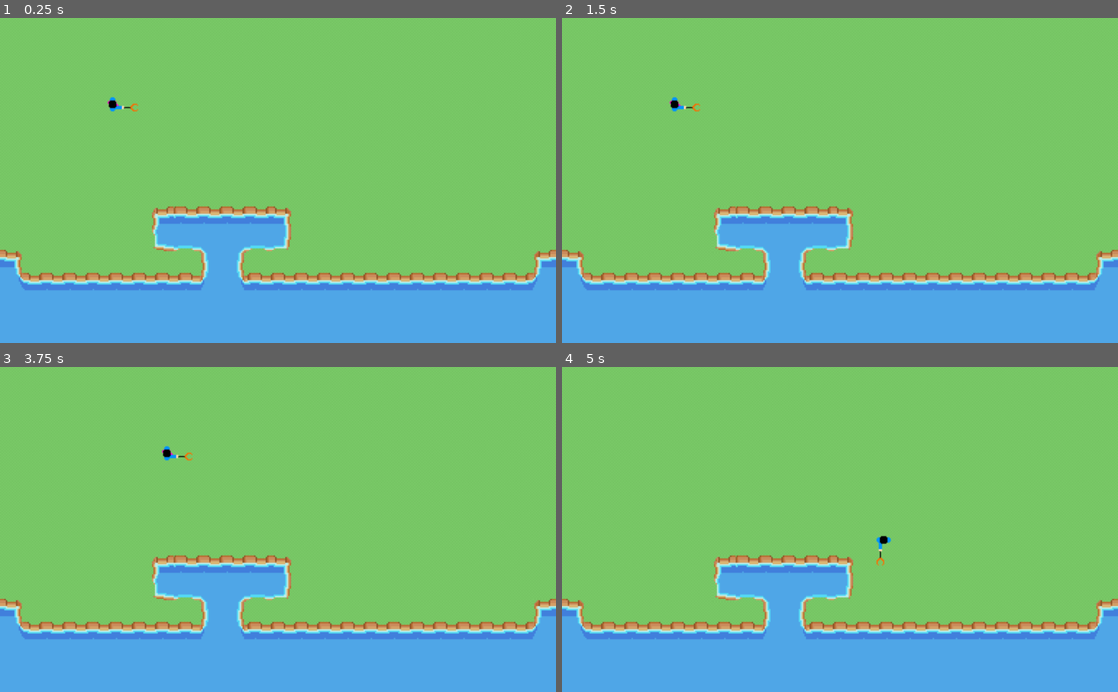
Above: before the commit, frames 1-4 (two rows, left to right).
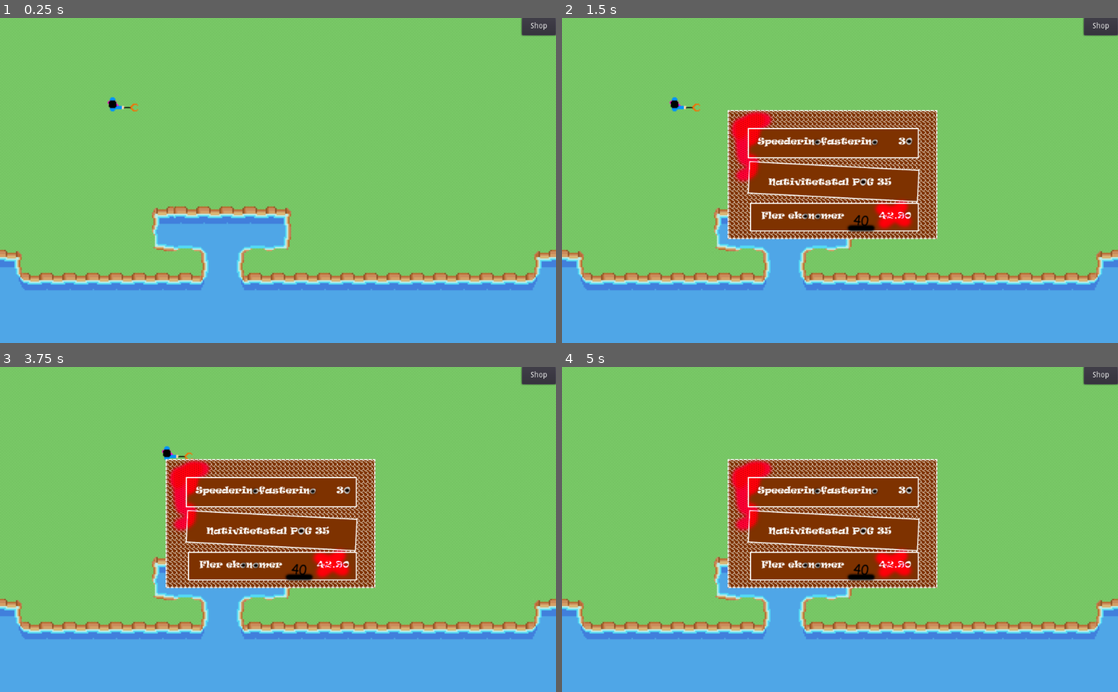
Above: after the commit, the same moments.

Repository: SimonDamberg/trashman-outyard
Game: Godot game, scene res://Main.tscn
The game is run twice, just before and just after one commit, with the same random seed, the same clock (stepped at 60 frames per second) and the same inputs.
Inputs (mouse positions are in pixels of both pictures, inside the frame that each line leads up to):
- Up to frame 1 (0.25 s): no input
- Up to frame 2 (1.5 s): click (1101, 27) at 0.5 s, where only the run after the commit has a clickable "Shop"; click (834, 141) at 1.27 s
- Up to frame 3 (3.75 s): click (272, 529) at 2.02 s; click (272, 565) at 2.77 s; tap Enter at 3.5 s; hold Right (ui_right) from 3.53 s (still down); hold Shift from 3.53 s (still down)
- Up to frame 4 (5 s): release Right (ui_right) at 4.28 s; release Shift at 4.28 s; hold Down (ui_down) from 4.28 s (still down); tap Shift at 4.35 s

The runs differ from the first frame. In frame 1, 0.3% of the frame differs, in the area x 93-100%, y 0-6%; in frame 2, 15%; in frame 3, 15%, in the area x 29-100%, y 0-69%; in frame 4, 15%.

Commit message:
Added shop

Diff:
--- a/Hackathon/HUD.gd
+++ b/Hackathon/HUD.gd
@@ -1,4 +1,34 @@
 extends CanvasLayer
+
+signal buy_speed
+signal buy_rate
+signal buy_limit
+
+var current_score = 0
 
 func _on_Score_update_score(score):
 	$Score.text = str(score)
+	current_score = score
+
+func _on_OpenShop_pressed():
+	get_node("shop").visible = !get_node("shop").visible
+	get_node("BuySpeed").visible = !get_node("BuySpeed").visible
+	get_node("SpawnRate").visible = !get_node("SpawnRate").visible
+	get_node("TrashLimit").visible = !get_node("TrashLimit").visible
+
+func _on_BuySpeed_pressed():
+	emit_signal("buy_speed", current_score)
+
+func _on_SpawnRate_pressed():
+	emit_signal("buy_rate", current_score)
+
+func _on_TrashLimit_pressed():
+	emit_signal("buy_limit", current_score)
+
+func _on_GameController_update_score(score):
+	$Score.text = str(score)
+	current_score = score
+
+func _on_Player_update_score(score):
+	$Score.text = str(score)
+	current_score = score
--- a/Hackathon/HUD.tscn
+++ b/Hackathon/HUD.tscn
@@ -1,20 +1,24 @@
-[gd_scene load_steps=5 format=2]
+[gd_scene load_steps=7 format=2]
 
-[sub_resource type="DynamicFontData" id=1]
+[ext_resource path="res://assets/shop.png" type="Texture" id=1]
+[ext_resource path="res://HUD.gd" type="Script" id=2]
+
+[sub_resource type="DynamicFontData" id=5]
 font_path = "res://Trash-Yz6a.ttf"
 
-[sub_resource type="DynamicFont" id=2]
+[sub_resource type="DynamicFont" id=6]
 size = 24
-font_data = SubResource( 1 )
+font_data = SubResource( 5 )
 
-[sub_resource type="DynamicFontData" id=3]
+[sub_resource type="DynamicFontData" id=7]
 font_path = "res://Trash-Yz6a.ttf"
 
 [sub_resource type="DynamicFont" id=4]
 size = 24
-font_data = SubResource( 3 )
+font_data = SubResource( 7 )
 
 [node name="HUD" type="CanvasLayer"]
+script = ExtResource( 2 )
 
 [node name="Score" type="Label" parent="."]
 anchor_left = 0.5
@@ -39,3 +43,56 @@
 __meta__ = {
 "_edit_use_anchors_": false
 }
+
+[node name="OpenShop" type="Button" parent="."]
+anchor_left = 1.0
+anchor_right = 1.0
+margin_left = -63.0
+margin_top = -1.0
+margin_bottom = 32.0
+text = "Shop"
+__meta__ = {
+"_edit_use_anchors_": false
+}
+
+[node name="BuySpeed" type="Button" parent="."]
+visible = false
+margin_left = 344.0
+margin_top = 202.0
+margin_right = 656.0
+margin_bottom = 258.0
+__meta__ = {
+"_edit_use_anchors_": false
+}
+
+[node name="SpawnRate" type="Button" parent="."]
+visible = false
+margin_left = 338.796
+margin_top = 263.856
+margin_right = 652.796
+margin_bottom = 318.856
+rect_rotation = 3.9
+rect_pivot_offset = Vector2( 0, 100 )
+__meta__ = {
+"_edit_use_anchors_": false
+}
+
+[node name="TrashLimit" type="Button" parent="."]
+visible = false
+margin_left = 347.0
+margin_top = 342.0
+margin_right = 656.0
+margin_bottom = 393.0
+__meta__ = {
+"_edit_use_anchors_": false
+}
+
+[node name="shop" type="Sprite" parent="."]
+visible = false
+position = Vector2( 490.219, 284.145 )
+texture = ExtResource( 1 )
+
+[connection signal="pressed" from="OpenShop" to="." method="_on_OpenShop_pressed"]
+[connection signal="pressed" from="BuySpeed" to="." method="_on_BuySpeed_pressed"]
+[connection signal="pressed" from="SpawnRate" to="." method="_on_SpawnRate_pressed"]
+[connection signal="pressed" from="TrashLimit" to="." method="_on_TrashLimit_pressed"]
--- a/Hackathon/Main.tscn
+++ b/Hackathon/Main.tscn
@@ -6,12 +6,11 @@
 [ext_resource path="res://assets/playground.png" type="Texture" id=4]
 [ext_resource path="res://resources/bgscaler.gd" type="Script" id=5]
 [ext_resource path="res://HUD.tscn" type="PackedScene" id=6]
-[ext_resource path="res://HUD.gd" type="Script" id=7]
 
 [node name="Node" type="Node"]
 
 [node name="Sprite" type="Sprite" parent="."]
-position = Vector2( 506.66, 339.596 )
+position = Vector2( 504.017, 339.596 )
 scale = Vector2( 1.33498, 1.33498 )
 texture = ExtResource( 4 )
 script = ExtResource( 5 )
@@ -37,7 +36,13 @@
 one_way_collision = true
 
 [node name="HUD" parent="." instance=ExtResource( 6 )]
-script = ExtResource( 7 )
 
 [connection signal="hit_trash" from="Player" to="Score" method="_on_Player_hit_trash"]
+[connection signal="update_score" from="Player" to="Score" method="_on_Player_update_score"]
+[connection signal="update_score" from="Player" to="HUD" method="_on_Player_update_score"]
 [connection signal="update_score" from="Score" to="HUD" method="_on_Score_update_score"]
+[connection signal="update_score" from="GameController" to="Score" method="_on_GameController_update_score"]
+[connection signal="update_score" from="GameController" to="HUD" method="_on_GameController_update_score"]
+[connection signal="buy_limit" from="HUD" to="GameController" method="_on_HUD_buy_limit"]
+[connection signal="buy_rate" from="HUD" to="GameController" method="_on_HUD_buy_rate"]
+[connection signal="buy_speed" from="HUD" to="Player" method="_on_HUD_buy_speed"]
--- a/Hackathon/Score.gd
+++ b/Hackathon/Score.gd
@@ -14,3 +14,10 @@
 
 func _on_Player_hit_trash(trash_value, body):
 	add_score(trash_value)
+
+func _on_GameController_update_score(new_score):
+	score = new_score
+
+func _on_Player_update_score(new_score_player):
+	score = new_score_player
+	print(score)
--- a/Hackathon/resources/GameController.gd
+++ b/Hackathon/resources/GameController.gd
@@ -5,6 +5,7 @@
 var spawn_rate = 1
 var lastDeploy = 0
 var player
+signal update_score
 
 var trash = [
 	# TODO: add preloads for trash scenes here
@@ -33,8 +34,16 @@
 
 		lastDeploy = 0;
 
-func upgrade_spawn_rate():
-	spawn_rate += 0.1
+func _on_HUD_buy_limit(score):
+	if(score > 40):
+		print("har råd med limit")
+		score -= 40
+		max_trash += 3
+		emit_signal("update_score", score)
 
-func upgrade_max_trash():
-	max_trash += 3
+func _on_HUD_buy_rate(score):
+	if(score > 35):
+		print("har råd med rate")
+		score -= 35
+		spawn_rate += 0.1
+		emit_signal("update_score", score)
--- a/Hackathon/resources/Player.gd
+++ b/Hackathon/resources/Player.gd
@@ -1,6 +1,7 @@
 extends Area2D
 
 signal hit_trash
+signal update_score
 var screen_size
 export var speed = 50
 export var runMultiplier  =2.5
@@ -70,3 +71,10 @@
 func _on_Player_body_exited(body):
 	if body.get_collision_layer() == 4:
 		leftWall()
+
+func _on_HUD_buy_speed(score):
+	if(score > 30):
+		print("har råd med speed")
+		score -= 30
+		speed += 10
+		emit_signal("update_score", score)
Not shown: 1 places in Hackathon/HUD.tscn that only renumber resources
Not shown: 1 places in Hackathon/Main.tscn that only renumber resources
